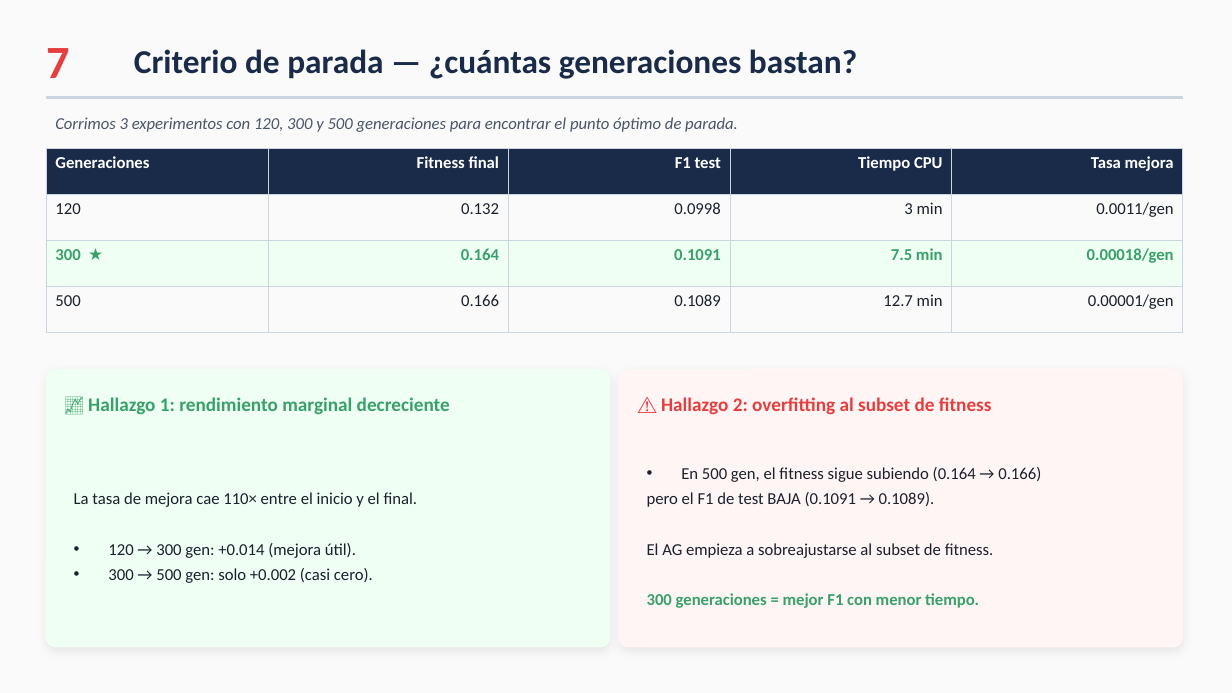
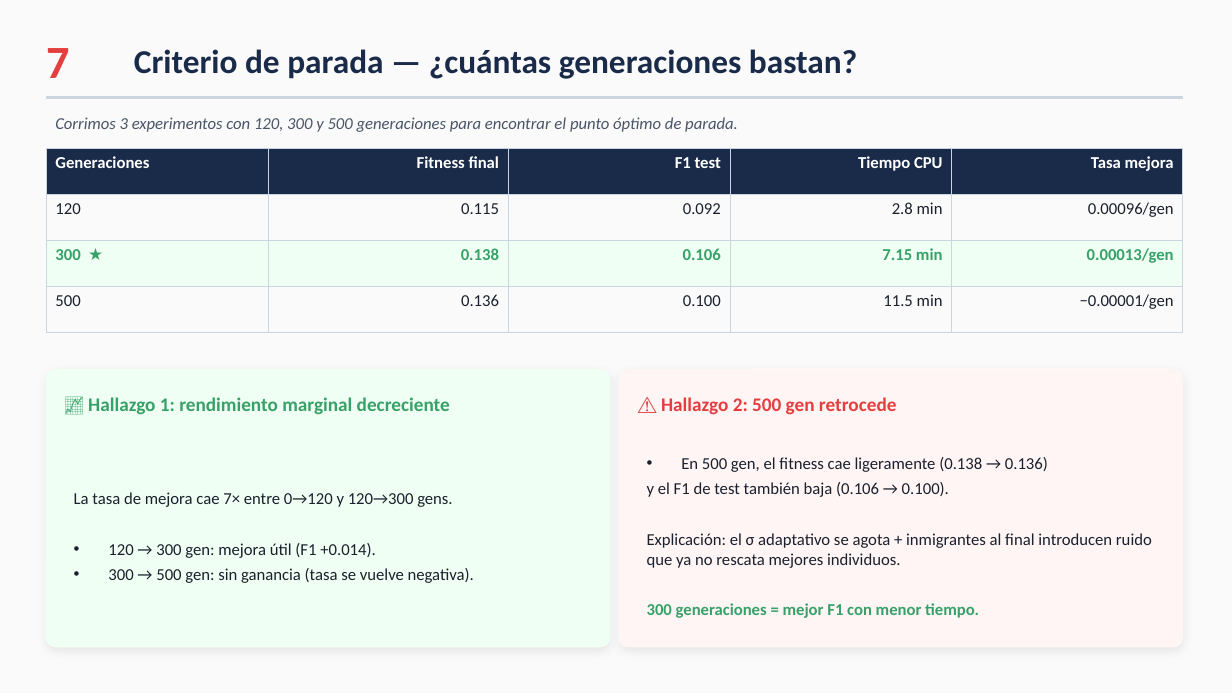
Before and after one commit to ccKabra/farmApp-TCE, a slide deck: slide 8 of PRESENTACION.pptx. Drawn at 1232x693 pixels with LibreOffice and Linux fonts; fonts in the diff are those of the drawing. Boxes give left, top, right and bottom in pixels: in the first picture for what was removed or moved away, otherwise in the second. Text is boxed around its words. In the diff, an @@ line names an element or a change of style, - is before the commit and + after.

```diff
--- a/PRESENTACION.pptx
+++ b/PRESENTACION.pptx
@@ table at bbox=[46, 148, 1183, 313] @@
-row 2: 120 | 0.132 | 0.0998 | 3 min | 0.0011/gen
+row 2: 120 | 0.115 | 0.092 | 2.8 min | 0.00096/gen
-row 3: 300 ★ | 0.164 | 0.1091 | 7.5 min | 0.00018/gen
+row 3: 300 ★ | 0.138 | 0.106 | 7.15 min | 0.00013/gen
-row 4: 500 | 0.166 | 0.1089 | 12.7 min | 0.00001/gen
+row 4: 500 | 0.136 | 0.100 | 11.5 min | −0.00001/gen
@@ text at bbox=[661, 397, 897, 415]: text changed @@
-⚠️ Hallazgo 2: overfitting al subset de fitness
+⚠️ Hallazgo 2: 500 gen retrocede
@@ text at bbox=[647, 457, 1152, 568]: text changed @@
-• En 500 gen, el fitness sigue subiendo (0.164 → 0.166)
-pero el F1 de test BAJA (0.1091 → 0.1089).
-El AG empieza a sobreajustarse al subset de fitness.
+• En 500 gen, el fitness cae ligeramente (0.138 → 0.136)
+y el F1 de test también baja (0.106 → 0.100).
+Explicación: el σ adaptativo se agota + inmigrantes al final introducen ruido que ya no rescata mejores individuos.
@@ text at bbox=[74, 492, 474, 583]: text changed @@
-La tasa de mejora cae 110× entre el inicio y el final.
-• 120 → 300 gen: +0.014 (mejora útil).
-• 300 → 500 gen: solo +0.002 (casi cero).
+La tasa de mejora cae 7× entre 0→120 y 120→300 gens.
+• 120 → 300 gen: mejora útil (F1 +0.014).
+• 300 → 500 gen: sin ganancia (tasa se vuelve negativa).
```
Also in this commit, not shown: 5 other slides changed.
